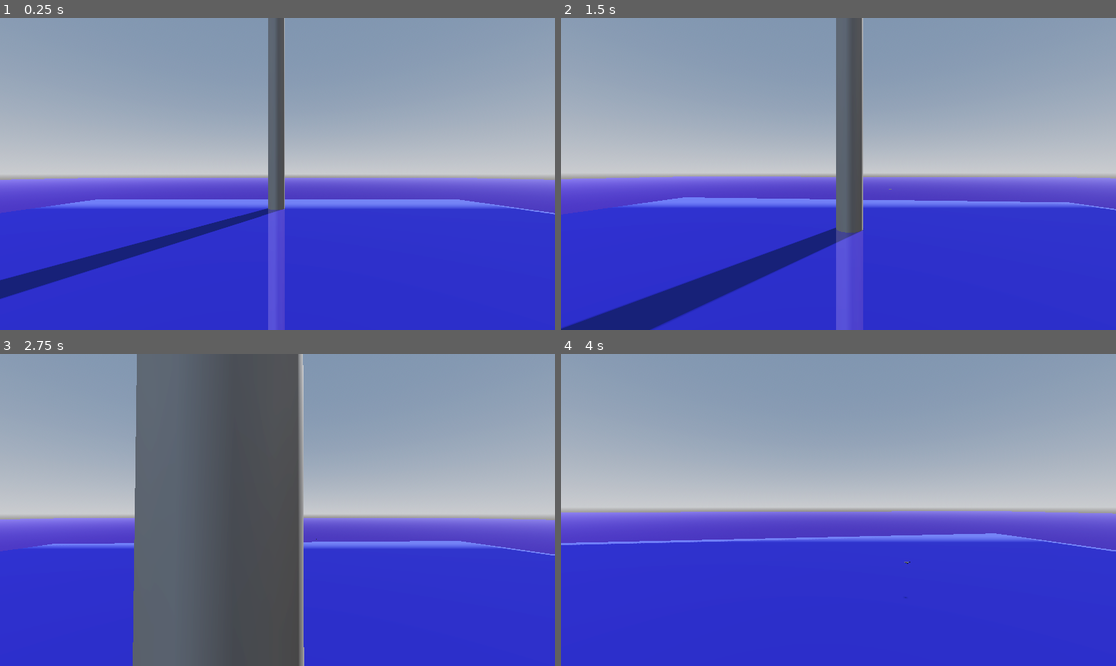
Above: before the commit, frames 1-4 (two rows, left to right).
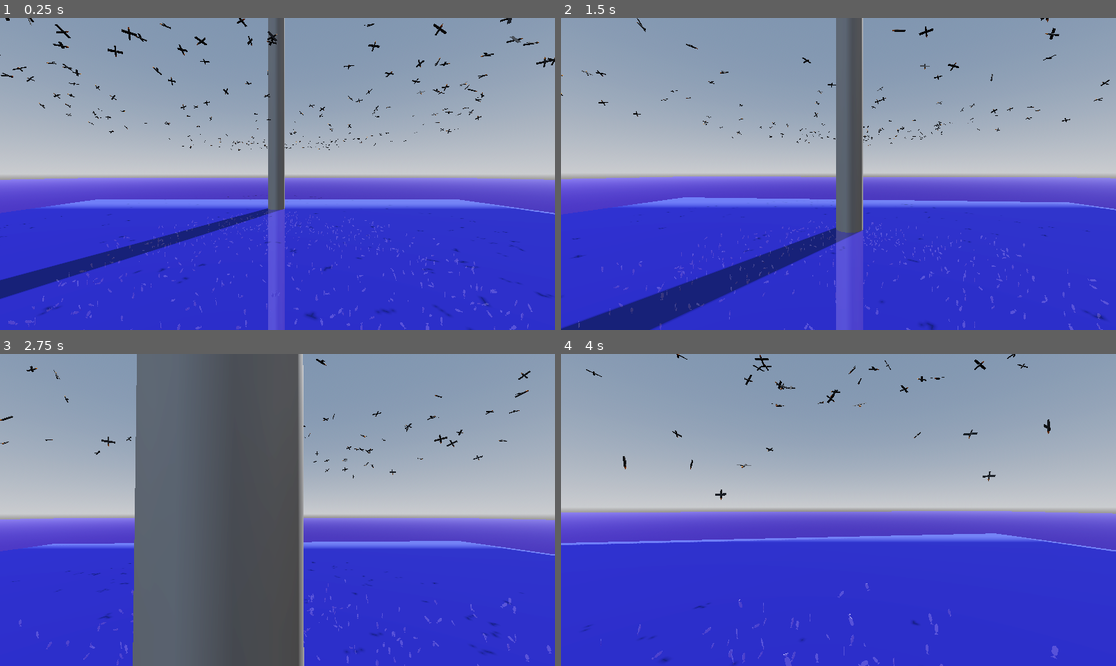
Above: after the commit, the same moments.

Repository: Jude010/aa_project
Game: Godot game, scene res://World.tscn
The game is run twice, just before and just after one commit, with the same random seed, the same clock (stepped at 60 frames per second) and the same inputs.
Inputs (mouse positions are in pixels of both pictures, inside the frame that each line leads up to):
- Up to frame 1 (0.25 s): no input
- Up to frame 2 (1.5 s): move the mouse to (866, 174) at 0.52 s; hold W (Forward) from 0.53 s (still down); move the mouse to (810, 174) at 1.27 s
- Up to frame 3 (2.75 s): keep holding W (Forward); move the mouse to (288, 503) at 2.02 s
- Up to frame 4 (4 s): keep holding W (Forward); move the mouse to (832, 516) at 2.77 s; move the mouse to (877, 513) at 3.52 s

The runs differ from the first frame. In frame 1, 2.1% of the frame differs, in the area x 0-100%, y 0-100%; in frame 2, 1.3%; in frame 3, 0.9%; in frame 4, 0.9%.
Error before the commit: Parse Error: Could not resolve class "steering_behavior". (res://wander.gd:1)

Commit message:
avoid and suface constrain

Diff:
--- a/Avoid.gd
+++ b/Avoid.gd
@@ -1,7 +1,41 @@
 class_name avoid extends steering_behavior
 
 @export var feeler_angle:float = 45
-@export var feeler_len:float = 1
-var feeler:RayCast3D = $RayCast3D
+var feeler:RayCast3D
 
-##func calc_force()-> Vector3:
+func _ready() -> void:
+	feeler = self.get_node('Feeler')
+	boid = get_parent()
+
+func calc_force()-> Vector3:
+	var feeler_length = feeler.target_position.length()
+	var forwards = Vector3.FORWARD * feeler_length
+	var force:Vector3 = Vector3.ZERO
+	feeler.global_basis = boid.global_basis
+	feeler.global_position = boid.global_position
+	if feeler.is_colliding():
+		var target_distance = boid.global_position.distance_to(feeler.get_collision_point())
+		var force_magnitude = (feeler_length - target_distance) / feeler_length
+		force += feeler.get_collision_normal() * force_magnitude
+	feeler.quaternion = Quaternion(Vector3.UP , deg_to_rad(feeler_angle)) * feeler_length
+	if feeler.is_colliding():
+		var target_distance = boid.global_position.distance_to(feeler.get_collision_point())
+		var force_magnitude = (feeler_length - target_distance) / feeler_length
+		force += feeler.get_collision_normal() * force_magnitude
+	feeler.quaternion = Quaternion(Vector3.UP , deg_to_rad(-feeler_angle)) * feeler_length
+	if feeler.is_colliding():
+		var target_distance = boid.global_position.distance_to(feeler.get_collision_point())
+		var force_magnitude = (feeler_length - target_distance) / feeler_length
+		force += feeler.get_collision_normal() * force_magnitude
+	feeler.quaternion = Quaternion(Vector3.RIGHT , deg_to_rad(feeler_angle)) * feeler_length
+	if feeler.is_colliding():
+		var target_distance = boid.global_position.distance_to(feeler.get_collision_point())
+		var force_magnitude = (feeler_length - target_distance) / feeler_length
+		force += feeler.get_collision_normal() * force_magnitude
+	feeler.quaternion = Quaternion(Vector3.RIGHT, deg_to_rad(-feeler_angle)) * feeler_length
+	if feeler.is_colliding():
+		var target_distance = boid.global_position.distance_to(feeler.get_collision_point())
+		var force_magnitude = (feeler_length - target_distance) / feeler_length
+		force += feeler.get_collision_normal() * force_magnitude
+
+	return force
--- a/Avoid.tscn
+++ b/Avoid.tscn
@@ -4,10 +4,8 @@
 
 [node name="Node" type="Node" unique_id=1081405415]
 script = ExtResource("1_ivpm7")
-feeler_angle = null
-feeler_len = null
-weight = null
-enabled = null
+weight = 10.0
 
-[node name="RayCast3D" type="RayCast3D" parent="." unique_id=1430774226]
+[node name="Feeler" type="RayCast3D" parent="." unique_id=1430774226]
 target_position = Vector3(0, 0, -1)
+collision_mask = 3
--- a/Bird.tscn
+++ b/Bird.tscn
@@ -7,7 +7,7 @@
 albedo_color = Color(0.6969387, 0.3592833, 2.8878452e-07, 1)
 
 [node name="CSGCombiner3D" type="CSGCombiner3D" unique_id=965031229]
-transform = Transform3D(1, 0, 0, 0, 1, 0, 0, 0, 1.352776, 0, 0, 0)
+transform = Transform3D(1.3008423, 0, 0, 0, 1.3025126, 0, 0, 0, 2.3621964, 0, 0, 0)
 
 [node name="CSGCylinder3D" type="CSGCylinder3D" parent="." unique_id=1332350976]
 transform = Transform3D(3.6618222e-11, -0.0008377273, 0.99999964, -1, -4.371139e-08, 0, 4.3711374e-08, -0.99999964, -0.0008377273, -9.1018555e-05, 0, -9.094234e-05)
--- a/Boid.tscn
+++ b/Boid.tscn
@@ -4,22 +4,25 @@
 [ext_resource type="PackedScene" uid="uid://d3dlucmlravjf" path="res://wander.tscn" id="2_awqyi"]
 [ext_resource type="PackedScene" uid="uid://dst4lev6qfp2j" path="res://Fish.tscn" id="3_t23lk"]
 [ext_resource type="PackedScene" uid="uid://cuf3r84uw40he" path="res://Constrain.tscn" id="4_t23lk"]
+[ext_resource type="PackedScene" uid="uid://dcgm7suf0vqqh" path="res://Avoid.tscn" id="5_y3sew"]
 
 [sub_resource type="BoxShape3D" id="BoxShape3D_awqyi"]
-size = Vector3(0.010009766, 0.043395996, 0.12683105)
+size = Vector3(0.010009766, 0.075302124, 0.22242737)
 
 [node name="Node3D" type="CharacterBody3D" unique_id=1770017357]
 script = ExtResource("1_ur8rf")
 
 [node name="Wander" parent="." unique_id=1604002530 instance=ExtResource("2_awqyi")]
-offset = 0.1
 
 [node name="CollisionShape3D" type="CollisionShape3D" parent="." unique_id=1293180157]
-transform = Transform3D(1, 0, 0, 0, 1, 0, 0, 0, 1, -0.00036621094, -0.00035317242, 0.014587402)
+transform = Transform3D(1, 0, 0, 0, 1, 0, 0, 0, 1, -0.00036621094, 0.0010582656, 0.027519226)
 shape = SubResource("BoxShape3D_awqyi")
 
 [node name="Fish" parent="." unique_id=1202625210 instance=ExtResource("3_t23lk")]
 
 [node name="Constrain" parent="." unique_id=1525480855 instance=ExtResource("4_t23lk")]
+Height_constraint = -1.0
 radius = 100.0
 weight = 5.0
+
+[node name="Avoid" parent="." unique_id=1081405415 instance=ExtResource("5_y3sew")]
--- a/Constrain.gd
+++ b/Constrain.gd
@@ -16,11 +16,11 @@
 	var center_force =  to_center.limit_length(power)
 	var surface_force:Vector3 = Vector3.ZERO
 
-	if boid.global_transform.origin.y > Height_constraint and  boid.species == boid.Species.Fish:
-		var to_surface_ofset:float = Height_constraint + boid.global_transform.origin.y
-		surface_force = to_surface_ofset * Vector3.DOWN
+	if boid.global_position.y > Height_constraint and  boid.species == boid.Species.Fish:
+		var to_surface_ofset:float = Height_constraint - boid.global_transform.origin.y
+		surface_force = to_surface_ofset * Vector3.UP
 
-	if boid.global_transform.origin.y < Height_constraint and boid.species == boid.Species.Bird:
+	if boid.global_position.y < Height_constraint and boid.species == boid.Species.Bird:
 		var to_surface_ofset:float = Height_constraint + boid.global_transform.origin.y
 		surface_force = to_surface_ofset * Vector3.UP
 
--- a/Steering_behavior.gd
+++ b/Steering_behavior.gd
@@ -2,7 +2,7 @@
 
 @export var weight:float = 1
 
-var boid:boid
+var boid:Boid
 
 @export var enabled:bool = true: get = get_enabled, set = set_enabled
 
--- a/World.tscn
+++ b/World.tscn
@@ -63,7 +63,7 @@
 [node name="Bird_box" type="Node" parent="." unique_id=1221047168]
 script = ExtResource("2_js7pq")
 bird_scene = ExtResource("3_eu7l1")
-bird_num = 100
+bird_num = 300
 radius = 10
 cell_size = 3
 
@@ -86,6 +86,7 @@
 
 [node name="Floor" type="StaticBody3D" parent="." unique_id=1271301934]
 transform = Transform3D(1, 0, 0, 0, 1, 0, 0, 0, 1, 0, -12, 0)
+collision_layer = 3
 
 [node name="CollisionShape3D" type="CollisionShape3D" parent="Floor" unique_id=397837659]
 shape = SubResource("WorldBoundaryShape3D_bcbcq")
--- a/bird_boid.tscn
+++ b/bird_boid.tscn
@@ -3,10 +3,15 @@
 [ext_resource type="Script" uid="uid://cqv60t8xs6qfs" path="res://boid.gd" id="1_hp61g"]
 [ext_resource type="PackedScene" uid="uid://d3dlucmlravjf" path="res://wander.tscn" id="2_x2kej"]
 [ext_resource type="PackedScene" uid="uid://cuf3r84uw40he" path="res://Constrain.tscn" id="3_0ptss"]
+[ext_resource type="PackedScene" uid="uid://dcgm7suf0vqqh" path="res://Avoid.tscn" id="5_hp61g"]
 [ext_resource type="PackedScene" uid="uid://c4y0xy67mnihk" path="res://Bird.tscn" id="5_ymmvq"]
 
-[sub_resource type="BoxShape3D" id="BoxShape3D_awqyi"]
-size = Vector3(0.010009766, 0.043395996, 0.12683105)
+[sub_resource type="CylinderShape3D" id="CylinderShape3D_glovw"]
+height = 0.2350769
+radius = 0.015136719
+
+[sub_resource type="BoxShape3D" id="BoxShape3D_glovw"]
+size = Vector3(0.26184082, 0.0038604736, 0.04736328)
 
 [node name="Node3D" type="CharacterBody3D" unique_id=1770017357]
 script = ExtResource("1_hp61g")
@@ -17,11 +22,17 @@
 offset = 0.1
 
 [node name="CollisionShape3D" type="CollisionShape3D" parent="." unique_id=1293180157]
-transform = Transform3D(1, 0, 0, 0, 1, 0, 0, 0, 1, -0.00036621094, -0.00035317242, 0.014587402)
-shape = SubResource("BoxShape3D_awqyi")
+transform = Transform3D(1, 0, 0, 0, -4.371139e-08, -1, 0, 1, -4.371139e-08, 0, 1.2672197e-11, -0.000289917)
+shape = SubResource("CylinderShape3D_glovw")
 
-[node name="CSGCombiner3D" parent="." unique_id=965031229 instance=ExtResource("5_ymmvq")]
+[node name="Bird_body" parent="." unique_id=965031229 instance=ExtResource("5_ymmvq")]
 
 [node name="Constrain" parent="." unique_id=1525480855 instance=ExtResource("3_0ptss")]
 Height_constraint = 1.0
 radius = 100.0
+
+[node name="CollisionShape3D2" type="CollisionShape3D" parent="." unique_id=974501890]
+transform = Transform3D(1, 0, 0, 0, 1, 0, 0, 0, 1, -0.0020141602, 0.013420105, -0.00024414063)
+shape = SubResource("BoxShape3D_glovw")
+
+[node name="Node" parent="." unique_id=1081405415 instance=ExtResource("5_hp61g")]
--- a/bird_box.gd
+++ b/bird_box.gd
@@ -3,6 +3,7 @@
 @export var bird_num:int = 10
 @export var radius: int = .1
 @export var cell_size:int = 1
+@export var spawn_height:float = 5
 
 var cells:Dictionary[Vector3 , Array] = {}
 var boids:Array =[]
@@ -26,11 +27,10 @@
 	randomize()
 
 	for i in bird_num:
-		print(i)
 		var bird = bird_scene.instantiate()
 		var pos = find_random_sphere_point() * radius
-		if pos.y < 0:
-			pos.y = pos.y*-1
+
+		pos.y = randf_range(spawn_height - .5 , spawn_height + .5)
 		add_child(bird)
 		bird.global_position = pos
 		bird.global_rotation = Vector3(0, randf_range(0, PI *2),0)
--- a/fish_box.gd
+++ b/fish_box.gd
@@ -3,6 +3,7 @@
 @export var fish_num:int = 10
 @export var radius: int = .1
 @export var cell_size:int = 1
+@export var spawn_height:float = -3
 
 var cells:Dictionary[Vector3 , Array] = {}
 var boids:Array =[]
@@ -26,11 +27,9 @@
 	randomize()
 
 	for i in fish_num:
-		print(i)
 		var fish = fish_scene.instantiate()
 		var pos = find_random_sphere_point() * radius
-		if pos.y > 0:
-			pos.y = pos.y*-1
+		pos.y = randf_range(spawn_height - 1 , spawn_height + 1)
 		add_child(fish)
 		fish.global_position = pos
 		fish.global_rotation = Vector3(0, randf_range(0, PI *2),0)
